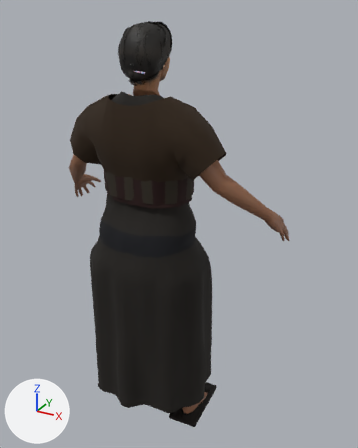
What one commit did to the glTF model campaigns/01_pachacutec/assets/models/pch_npc_villager_c.glb.
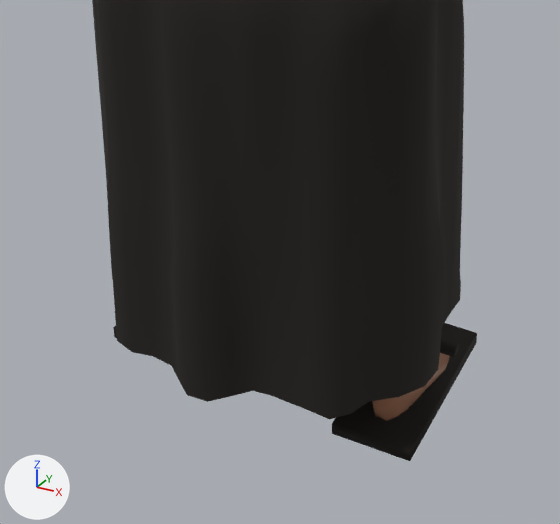
Old and new are each drawn whole from a 50 mm camera at (0.801, -1.216, 1.365) aimed at (0.072, 0.109, 0.702) and again close up on the part from 17% to 68% of the width and 62% to 100% of the height. Every picture has the same lights, and +X, +Y and +Z are marked at lower left. The older version's two pictures come first. Where no turn or scale is listed for an object, it has been applied to the vertices. Vertices at exactly the same position are counted once.

Names of what the first close-up shows: 'body', 'clothes'.
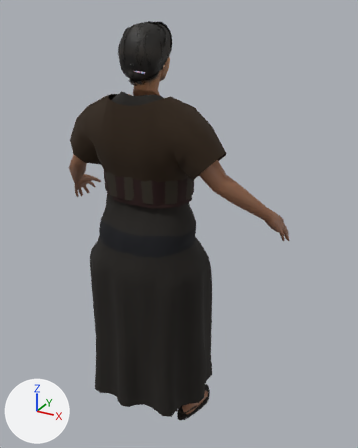
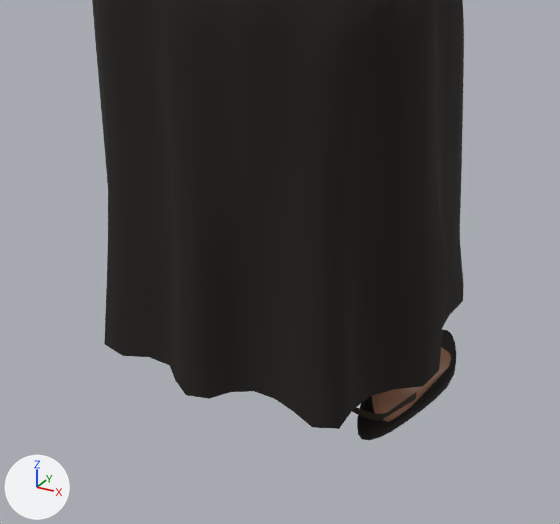
What differs and where, as boxes [x1, y1, x2, y2] in the close-ups (560 x 524 px; the box of a moved part takes in the faces that stretch with it):
'clothes', reshaped: before [92, 0, 477, 461]; after [92, 0, 464, 440]
part 1 of me_clothes, rebuilt (32% narrower, 20% shorter): before [332, 323, 477, 461]; after [357, 330, 456, 440]
part 2 of me_clothes, added: after [352, 393, 416, 420]
part 3 of me_clothes, moved or reshaped: before [100, 79, 464, 419]; after [100, 75, 464, 429]

Diff of the bpy script that builds the scene:
```diff
--- a/campaigns/01_pachacutec/assets/models/pch_npc_villager_c.glb.py
+++ b/campaigns/01_pachacutec/assets/models/pch_npc_villager_c.glb.py
@@ me_clothes @@
 # used by ob_clothes; location = (0.0, 0.0, 0.0)
-me_clothes.from_pydata(...)  # 1807 vertices, 3304 faces; spans x -0.264..0.265, y -0.15..0.218, z 0.0..1.139
+me_clothes.from_pydata(...)  # 1963 vertices, 3520 faces; spans x -0.264..0.265, y -0.149..0.218, z 0.001..1.139
+# me_clothes part 1: the loose piece of 8 vertices spanning x 0.098..0.212, y -0.038..0.183, z 0.0..0.016 is rebuilt with 48 vertices and now spans x 0.114..0.199, y -0.029..0.172, z 0.001..0.014
+# me_clothes part 2: a new loose piece of 22 vertices spanning x 0.115..0.187, y -0.042..0.039, z 0.03..0.059, in mat_pch_cloth
+# me_clothes part 3: 407 vertices moved from x -0.228..0.223, y -0.15..0.171, z 0.09..0.574 to x -0.228..0.224, y -0.148..0.171, z 0.09..0.574; 16 vertices removed from x -0.205..0.205, y 0.091..0.112, z 0.048..0.058; 48 vertices added at x -0.197..0.197, y 0.072..0.145, z 0.02..0.058
+# other edits to the shape of me_clothes do not show in these pictures
 me_clothes.materials.append(mat_pch_cloth)
```
